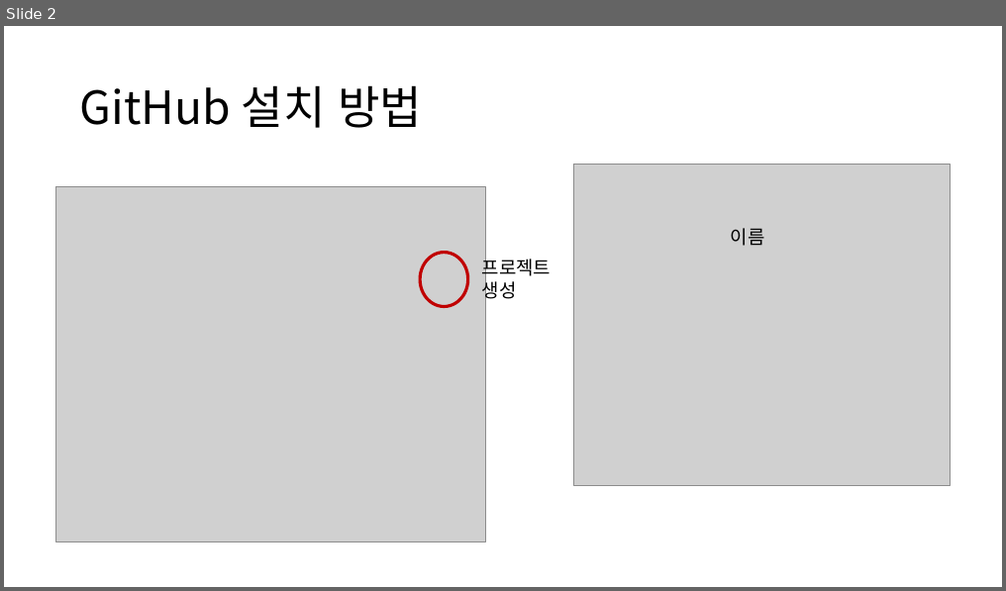
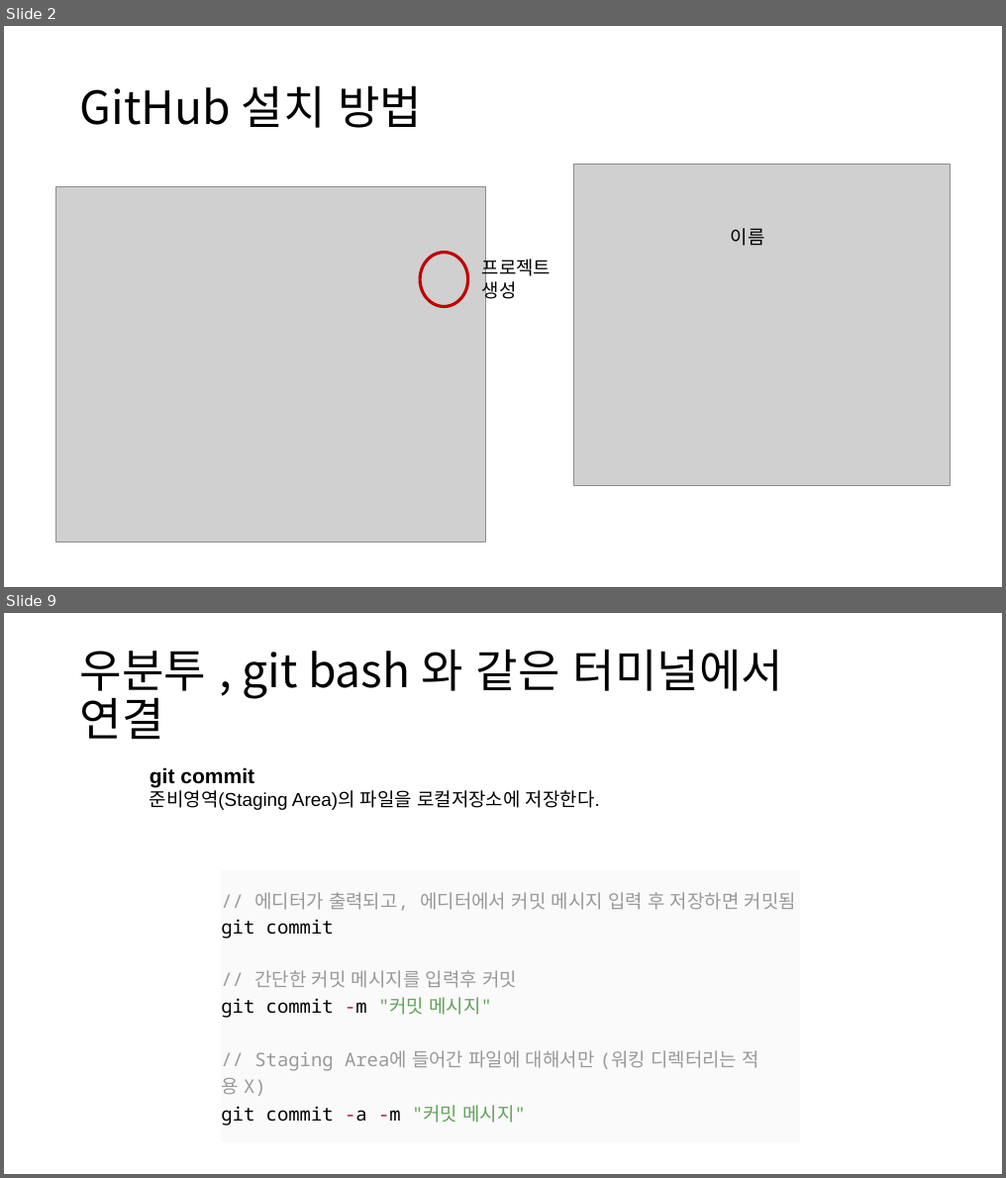
Before and after one commit to comettlee/My_study, a slide deck: Github.pptx. Shown one above the other, each under a label of ours: slide 2 before the commit, slides 2 and 9 after it; the slides between them are not shown. The pictures are 1006x591 and 1006x1178 pixels, drawn with LibreOffice and Linux fonts; fonts in the diff are those of the drawing; grey boxes stand for pictures. Boxes give left, top, right and bottom in pixels: in the first picture for what was removed or moved away, otherwise in the second. Text is boxed around its words. In the diff, an @@ line names an element or a change of style, - is before the commit and + after.

Commit message:
2019.06.17 Github 연결 방법 , AWS 웹서버 구축 하기

```diff
--- a/Github.pptx
+++ b/Github.pptx
@@ slide 9 added at <box>4,613,1002,1174</box>, background #FFFFFF @@
@@ title added at <box>80,649,783,740</box>, 44 pt, text #000000 @@
+우분투 , git bash 와 같은 터미널에서
+연결
@@ text added at <box>150,767,600,810</box>, 18 pt, text #000000 @@
+git commit
+준비영역(Staging Area)의 파일을 로컬저장소에 저장한다.
@@ table added at <box>221,870,800,1130</box>, 1 rows, 1 columns @@
+// 에디터가 출력되고, 에디터에서 커밋 메시지 입력 후 저장하면 커밋됨 / git commit / // 간단한 커밋 메시지를 입력후 커밋 / git commit -m "커밋 메시지" / // Staging Area에 들어간 파일에 대해서만 (워킹 디렉터리는 적용 X) / git commit -a -m "커밋 메시지"
```
Also in this commit, not shown: 1 slide changed, 9 other slides added, 1 other file.
